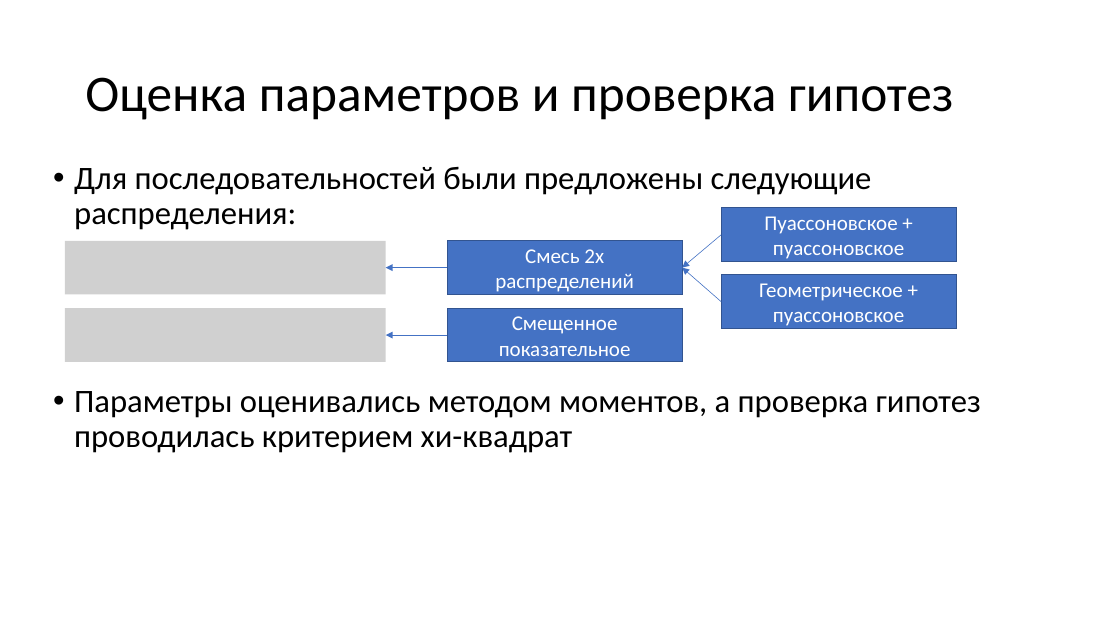
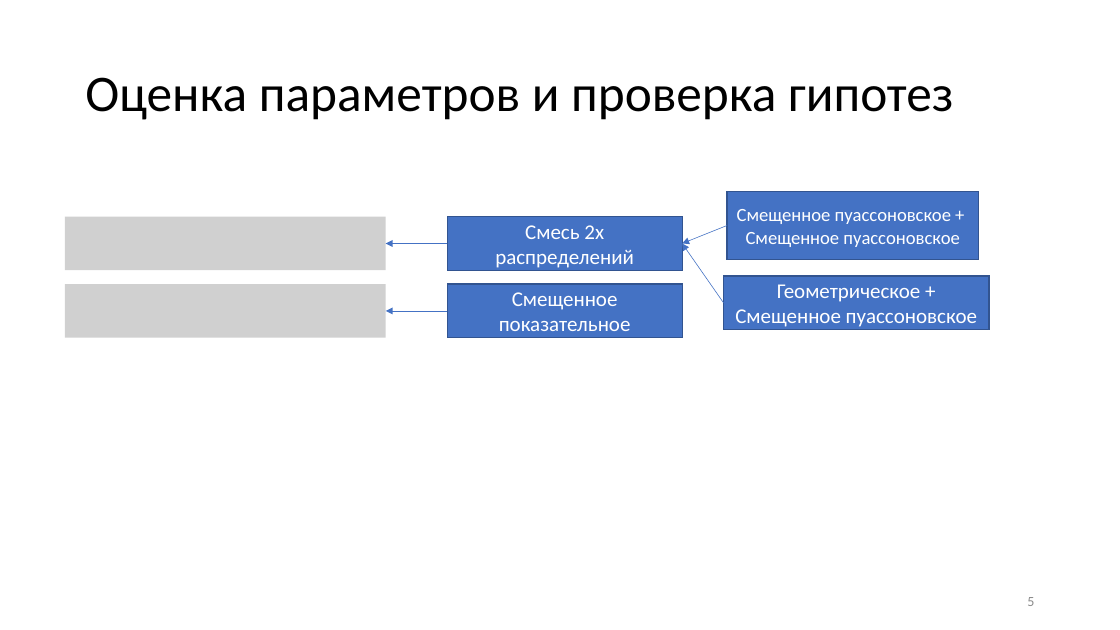
Before and after one commit to AlexeyKumin/SW_Global_Terrorism, a slide deck: slide 5 of Scientific_work_Kumin.pptx. Drawn at 1120x630 pixels with LibreOffice and Linux fonts; fonts in the diff are those of the drawing; grey boxes stand for pictures. Boxes give left, top, right and bottom in pixels: in the first picture for what was removed or moved away, otherwise in the second. Text is boxed around its words. In the diff, an @@ line names an element or a change of style, - is before the commit and + after.

```diff
--- a/Scientific_work_Kumin.pptx
+++ b/Scientific_work_Kumin.pptx
@@ text removed at box(74, 166, 981, 453) @@
-• Для последовательностей были предложены следующие распределения:
-• Параметры оценивались методом моментов, а проверка гипотез проводилась критерием хи-квадрат
@@ rectangle "Смещенное пуассоновское + Смещенное пуассоновское": place and size @@
-rectangle "Смещенное пуассоновское + Смещенное пуассоновское" at box(722, 208, 957, 262)
+rectangle "Смещенное пуассоновское + Смещенное пуассоновское" at box(728, 192, 980, 260)
@@ text in rectangle at box(737, 209, 959, 247): text changed; size 18 to 16 pt @@
-Пуассоновское + пуассоновское
+Смещенное пуассоновское + Смещенное пуассоновское
@@ arrow moved from (722, 234) - (682, 268) to (728, 225) - (682, 244) @@
@@ arrow moved from (722, 302) - (682, 268) to (723, 303) - (682, 244) @@
@@ 2 rectangles, 2 arrows, 2 pictures: place and size @@
-2 rectangles, 2 arrows, 2 pictures at box(65, 241, 682, 362)
+2 rectangles, 2 arrows, 2 pictures at box(65, 217, 682, 338)
@@ rectangle "Геометрическое + Смещенное пуассоновское": place and size @@
-rectangle "Геометрическое + Смещенное пуассоновское" at box(722, 275, 957, 329)
+rectangle "Геометрическое + Смещенное пуассоновское" at box(723, 276, 989, 330)
@@ text in rectangle at box(735, 284, 977, 330): text changed @@
-Геометрическое + пуассоновское
+Геометрическое + Смещенное пуассоновское
@@ page number added at box(1027, 597, 1034, 606), 12 pt, text #8C8C8C @@
+5
```
Also in this commit, not shown: 5 other slides changed, 1 slide added, 1 slide removed, 3 other files.
